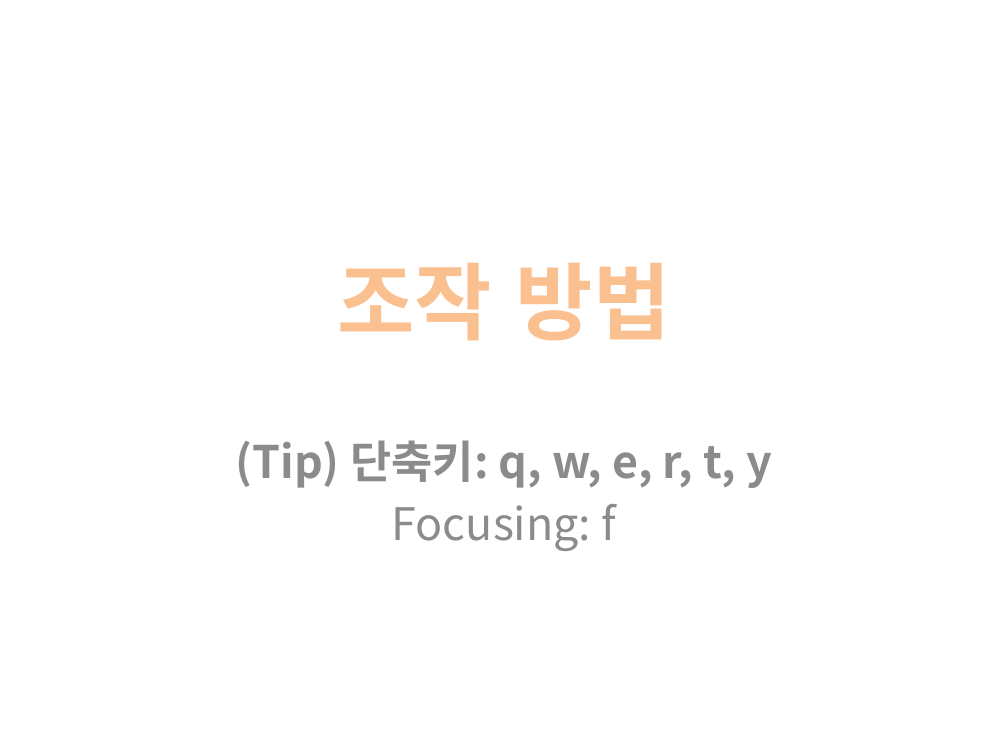
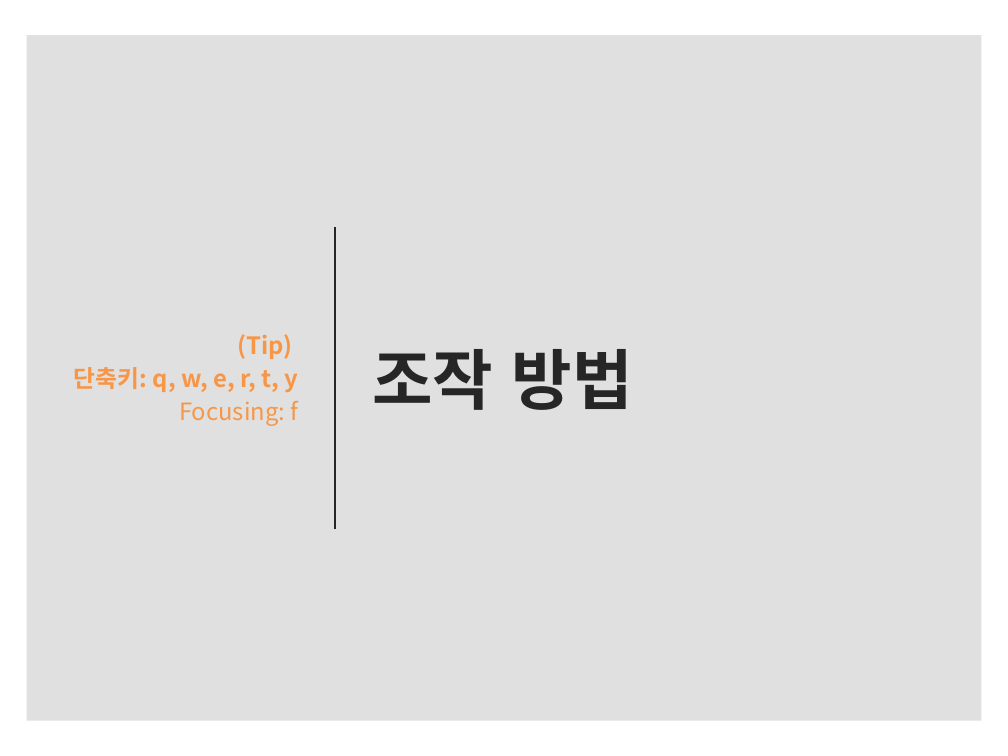
Before and after one commit to IamGroooooot/cien-unity-2019, a slide deck: slide 20 of 1주차.pptx. Drawn at 1008x756 pixels with LibreOffice and Linux fonts; fonts in the diff are those of the drawing. Boxes give left, top, right and bottom in pixels: in the first picture for what was removed or moved away, otherwise in the second. Text is boxed around its words. In the diff, an @@ line names an element or a change of style, - is before the commit and + after.

```diff
--- a/1주차.pptx
+++ b/1주차.pptx
@@ rectangle added at [26, 35, 981, 721], fill #000000 at 12% opacity @@
@@ subtitle "(Tip)": place and size @@
-subtitle "(Tip)" at [236, 440, 772, 551]
+subtitle "(Tip)" at [74, 334, 299, 426]
@@ subtitle "(Tip)" at [74, 334, 299, 426]: vertical alignment top to middle @@
@@ title "조작 방법": place and size @@
-title "조작 방법" at [338, 263, 671, 341]
+title "조작 방법" at [372, 349, 633, 410]
@@ title "조작 방법" at [372, 349, 633, 410]: size 60 to 47 pt, text colour #FAC090 to #262626; alignment centre to left @@
@@ line added from (336, 227) to (336, 529), #262626 1.5 pt @@
@@ subtitle at [74, 334, 299, 392]: text changed; size 32 to 17 pt; text colour #8C8C8C to #F79646 @@
-(Tip) 단축키: q, w, e, r, t, y
+(Tip)
+단축키: q, w, e, r, t, y
@@ subtitle at [179, 401, 299, 426]: size 32 to 17 pt, text colour #8C8C8C to #F79646 in "Focusing: f"; alignment centre to right; less space between paragraphs @@
```
Also in this commit, not shown: 17 other slides changed.
